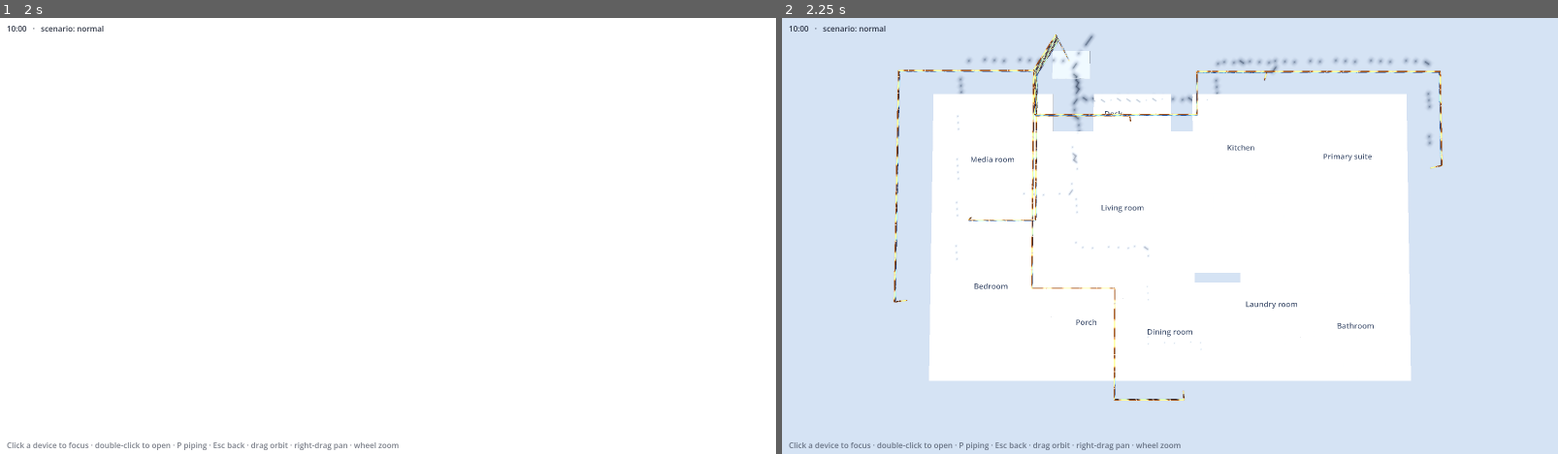
Above: before the commit, frames 1-2 (left to right).
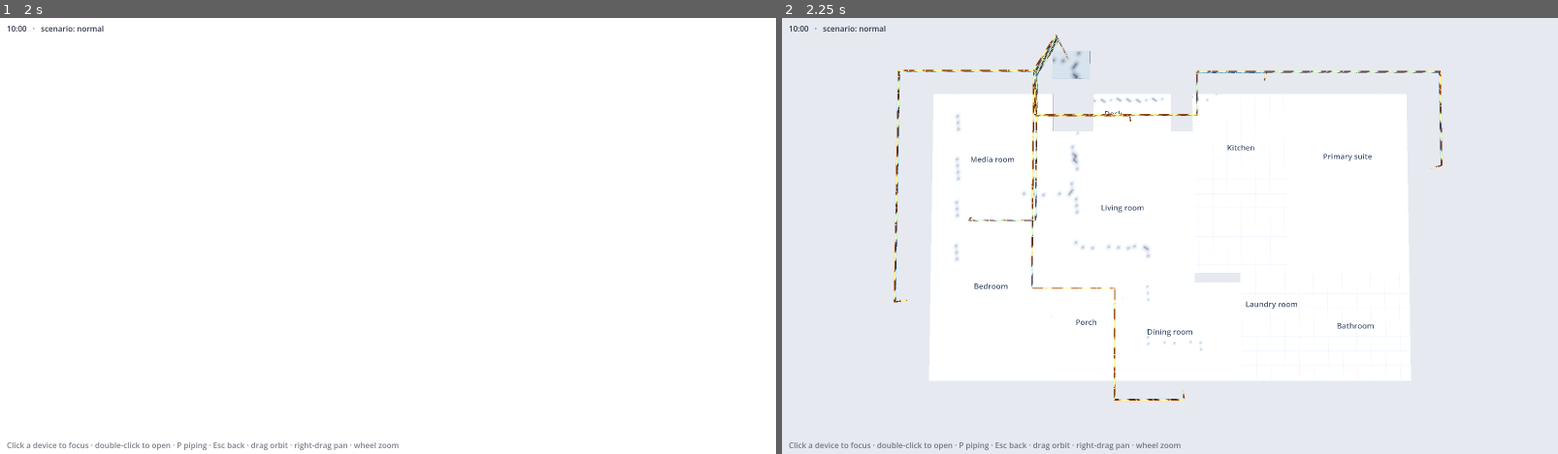
Above: after the commit, the same moments.

Repository: ShawonNSTU/AgenticDigitalTwinMapview
Game: Godot game, scene res://scenes/main.tscn
The game is run twice, just before and just after one commit, with the same random seed, the same clock (stepped at 60 frames per second) and the same inputs.
Inputs (mouse positions are in pixels of both pictures, inside the frame that each line leads up to):
- Up to frame 1 (2 s): tap A at 0.5, 1.25 s; move the mouse to (558, 214) at 0.52 s; hold P (toggle_piping) 0.53-1.25 s; click (558, 214) at 0.67 s; drag from (232, 257) to (349, 323) at 1.27 s
- Up to frame 2 (2.25 s): tap A at 2 s; move the mouse to (1247, 140) at 2.02 s; hold P (toggle_piping) from 2.03 s (still down)

Frame 1 is identical in both runs. In frame 2, 1.1% of the frame differs, in the area x 22-84%, y 3-75%.
Error before the commit: Invalid access to property or key 'visible' on a base object of type 'Nil'. (res://scripts/main.gd:354)
Error after the commit: Invalid access to property or key 'visible' on a base object of type 'Nil'. (res://scripts/main.gd:355)

Commit message:
Map: room floors keep their colour in daylight
Fixed daylight strength and less ambient light so light floors no longer wash out to white; room
tints mixed less with grey; the ground around the building is unshaded soft grey at any light level.

Co-Authored-By: Claude Opus 5.5 <noreply@anthropic.com>
Claude-Session: https://claude.ai/code/session_013CYtUBEXmhrCHS6tizt3He

Diff:
--- a/godot-renderer/scripts/floor_builder.gd
+++ b/godot-renderer/scripts/floor_builder.gd
@@ -16,7 +16,7 @@
 	for r in Store.rooms:
 		var poly := PlanGeo.room_poly(r)
 		var mat := StandardMaterial3D.new()
-		mat.albedo_color = Color(r.color).lerp(Color("d9dde3"), 0.55)
+		mat.albedo_color = Color(r.color).lerp(Color("d9dde3"), 0.3)  # keep the room's tint visible in daylight
 		mat.roughness = 0.9
 		mat.cull_mode = BaseMaterial3D.CULL_DISABLED
 		_finish(mat, str(r.name).to_lower())
@@ -58,7 +58,8 @@
 		pad.albedo_color = Color("9aa3ad")
 		_box(Vector3(Store.outdoor_pad.x, -0.02, Store.outdoor_pad.z), Vector3(1.6, 0.04, 1.2), pad)
 	var ground := StandardMaterial3D.new()
-	ground.albedo_color = Color("7d8796")  # shows as a soft grey under the scene lighting, a step darker than the floor
+	ground.albedo_color = Color("cfd6e0")  # soft grey around the building, the same at any light level
+	ground.shading_mode = BaseMaterial3D.SHADING_MODE_UNSHADED
 	var fr: Rect2 = Store.floor_rect()
 	_box(Vector3(fr.get_center().x, -SLAB - 0.03, fr.get_center().y), Vector3(fr.size.x + 60, 0.02, fr.size.y + 60), ground)
 	if Store.plan_texture:
--- a/godot-renderer/scripts/main.gd
+++ b/godot-renderer/scripts/main.gd
@@ -1,6 +1,7 @@
 extends Node3D
 ## Builds the scene from data and wires Bus signals to the floor, devices, piping, detail view and camera.
 
+const SUN := 0.7  # daylight strength: enough for shading without washing light floors out to white
 var rig: CameraRig
 var floor_builder: FloorBuilder
 var piping: Piping
@@ -209,7 +210,7 @@
 	env.background_color = Color("dfe5ed")  # light theme, close to the page's stage
 	env.ambient_light_source = Environment.AMBIENT_SOURCE_COLOR
 	env.ambient_light_color = Color("aab4c3")
-	env.ambient_light_energy = 0.55
+	env.ambient_light_energy = 0.4
 	env.tonemap_mode = Environment.TONE_MAPPER_FILMIC
 	env.glow_enabled = true
 	env.glow_intensity = 0.3
@@ -220,7 +221,7 @@
 	add_child(we)
 	sun = DirectionalLight3D.new()
 	sun.shadow_enabled = true
-	sun.light_energy = 1.1
+	sun.light_energy = SUN
 	add_child(sun)
 
 
@@ -253,7 +254,7 @@
 func _on_time(t: float) -> void:
 	var day := clampf((t - 6.0) / 14.0, 0.0, 1.0)
 	sun.rotation = Vector3(-lerpf(0.15, PI - 0.15, day) if t < 20.0 else -0.05, deg_to_rad(-35.0), 0)
-	sun.light_energy = 1.1 if t < 19.0 else lerpf(1.1, 0.15, clampf((t - 19.0) / 2.0, 0.0, 1.0))
+	sun.light_energy = SUN if t < 19.0 else lerpf(SUN, 0.15, clampf((t - 19.0) / 2.0, 0.0, 1.0))
 	hud.text = "%02d:%02d   ·   scenario: %s" % [int(t), int((t - floorf(t)) * 60.0), Store.scenario]
 
 
